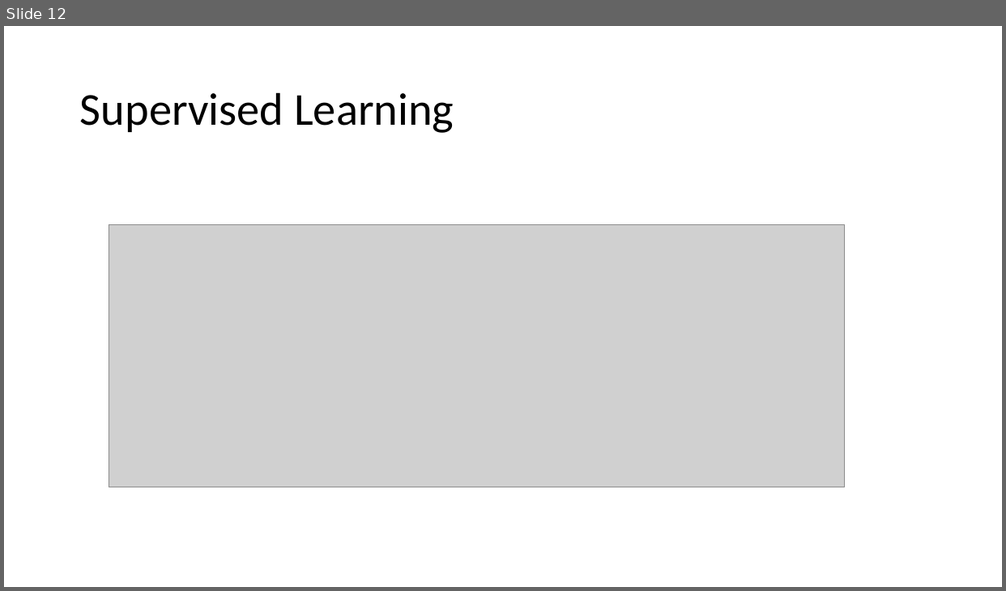
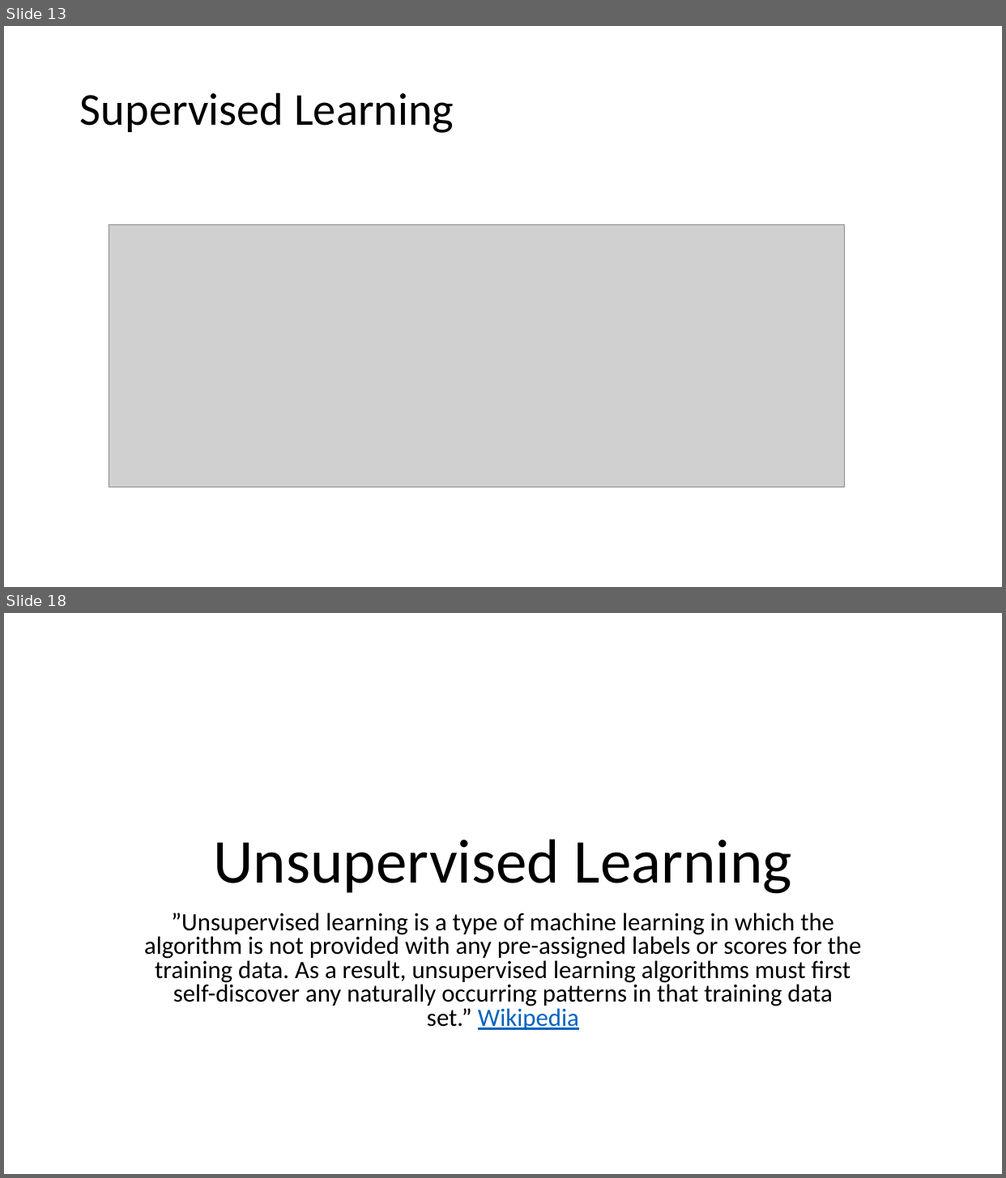
Before and after one commit to alfredofonseca/Python_ML_AFJ_DEMO, a slide deck: afj_ml_demo.pptx. Shown one above the other, each under a label of ours: slide 12 before the commit, slides 13 and 18 after it; the slides between them are not shown. The pictures are 1006x591 and 1006x1178 pixels, drawn with LibreOffice and Linux fonts; fonts in the diff are those of the drawing; grey boxes stand for pictures. Boxes give left, top, right and bottom in pixels: in the first picture for what was removed or moved away, otherwise in the second. Text is boxed around its words. In the diff, an @@ line names an element or a change of style, - is before the commit and + after.

```diff
--- a/afj_ml_demo.pptx
+++ b/afj_ml_demo.pptx
@@ slide 18 added at bbox=[4, 613, 1002, 1174], background #FFFFFF @@
@@ title added at bbox=[214, 839, 792, 894], 60 pt, text #000000 @@
+Unsupervised Learning
@@ subtitle added at bbox=[144, 913, 862, 1030], 24 pt, text #000000 @@
+”Unsupervised learning is a type of machine learning in which the algorithm is not provided with any pre-assigned labels or scores for the training data. As a result, unsupervised learning algorithms must first self-discover any naturally occurring patterns in that training data set.” Wikipedia
@@ what was slide 12 is now slide 13 @@
```
Also in this commit, not shown: 2 slides changed, 7 other slides added, 6 other files.
